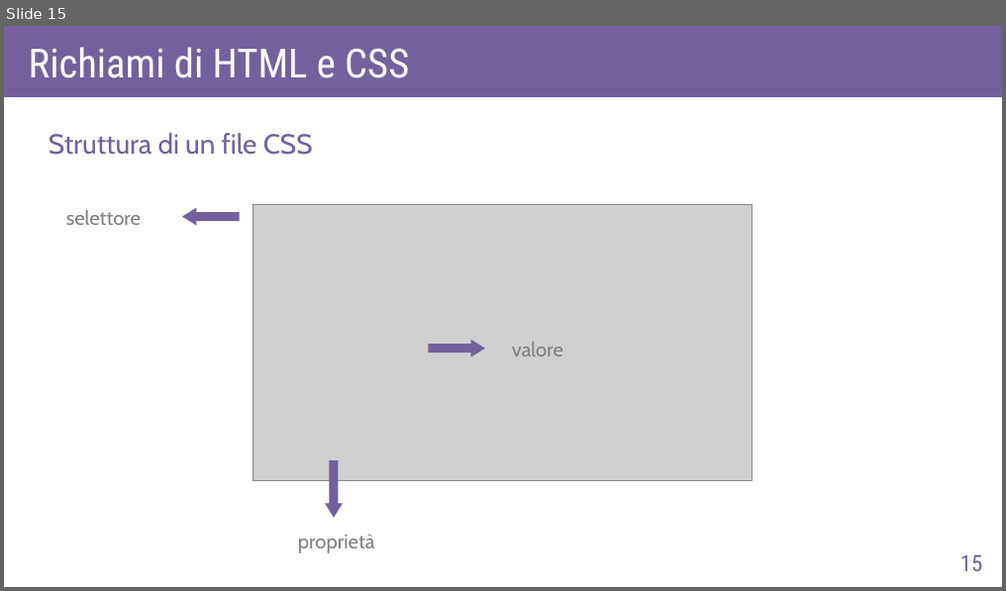
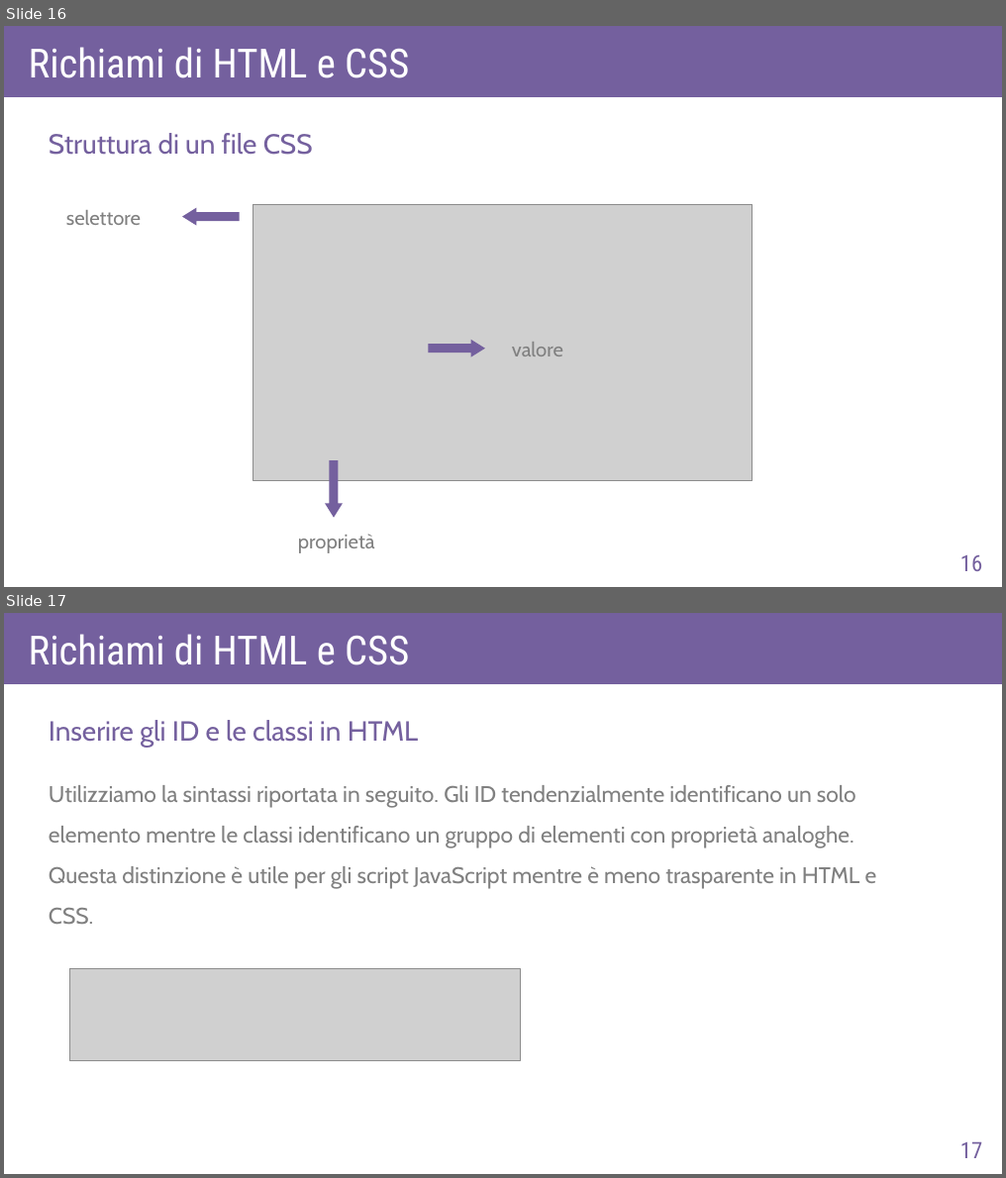
Before and after one commit to AlexF1789/corsoPHP, a slide deck: slide_odp/lez3.odp. Shown one above the other, each under a label of ours: slide 15 before the commit, slides 16 and 17 after it. The pictures are 1006x591 and 1006x1178 pixels, drawn with LibreOffice and Linux fonts; fonts in the diff are those of the drawing; grey boxes stand for pictures. Boxes give left, top, right and bottom in pixels: in the first picture for what was removed or moved away, otherwise in the second. Text is boxed around its words. In the diff, an @@ line names an element or a change of style, - is before the commit and + after.

```diff
--- a/slide_odp/lez3.odp
+++ b/slide_odp/lez3.odp
@@ slide 17 added at [4,613,1002,1174], background #FFFFFF @@
@@ rectangle added at [4,613,1002,684], fill #74609E @@
@@ text added at [29,634,409,665], 32 pt, text #FFFFFF @@
+Richiami di HTML e CSS
@@ text added at [49,720,418,747], 22 pt, text #74609E @@
+Inserire gli ID e le classi in HTML
@@ text added at [49,785,877,924], 18 pt, text #808080 @@
+Utilizziamo la sintassi riportata in seguito. Gli ID tendenzialmente identificano un solo
+elemento mentre le classi identificano un gruppo di elementi con proprietà analoghe.
+Questa distinzione è utile per gli script JavaScript mentre è meno trasparente in HTML e
+CSS.
@@ picture added at [70,969,521,1061] @@
@@ page number added at [960,1143,983,1158], 18 pt, text #74609E @@
+17
@@ what was slide 15 is now slide 16 @@
@@ page number at [960,556,983,571]: text changed @@
-15
+16
```
Also in this commit, not shown: 2 slides changed, 2 other slides added, 1 slide removed, 12 other files.
